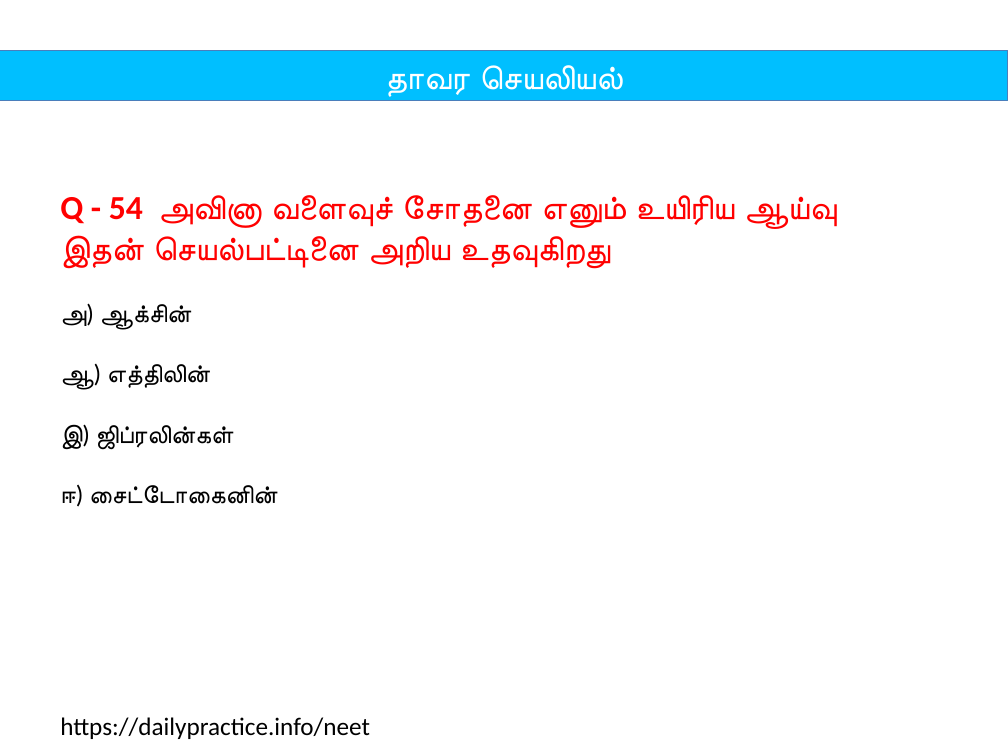
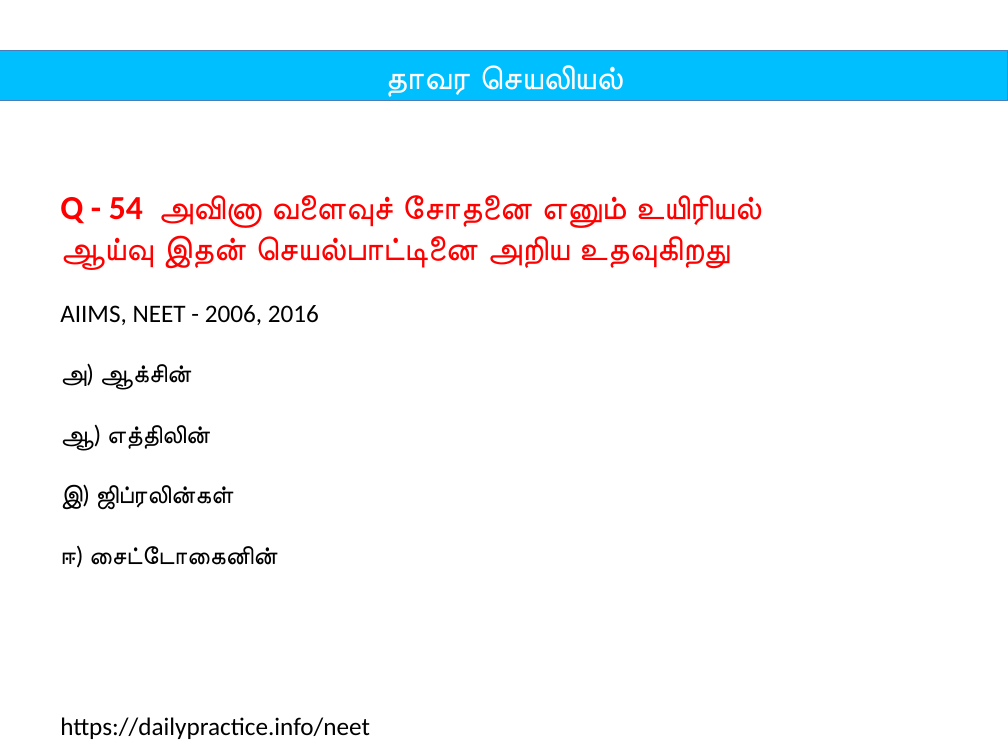
Before and after one commit to tvmani/tvmani.github.io, a slide deck: slide 108 of tamil_biology/unit_05_plant_physiology.pptx (slide 106 before the commit). Drawn at 1008x756 pixels with LibreOffice and Linux fonts; fonts in the diff are those of the drawing. Boxes give left, top, right and bottom in pixels: in the first picture for what was removed or moved away, otherwise in the second. Text is boxed around its words. In the diff, an @@ line names an element or a change of style, - is before the commit and + after.

```diff
--- a/tamil_biology/unit_05_plant_physiology.pptx
+++ b/tamil_biology/unit_05_plant_physiology.pptx
@@ text at (60, 195, 758, 325): text changed @@
-Q - 54 அவினா வளைவுச் சோதனை எனும் உயிரிய ஆய்வு இதன் செயல்பட்டினை அறிய உதவுகிறது
+Q - 54 அவினா வளைவுச் சோதனை எனும் உயிரியல் ஆய்வு இதன் செயல்பாட்டினை அறிய உதவுகிறது
+AIIMS, NEET - 2006, 2016
```
Also in this commit, not shown: 123 other slides changed, 2 slides added, 7 other files.
